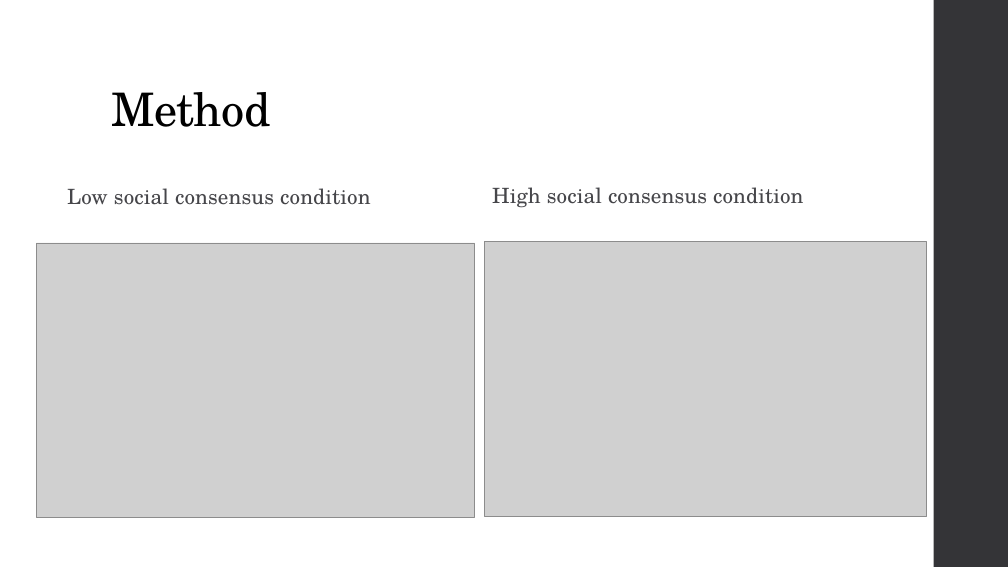
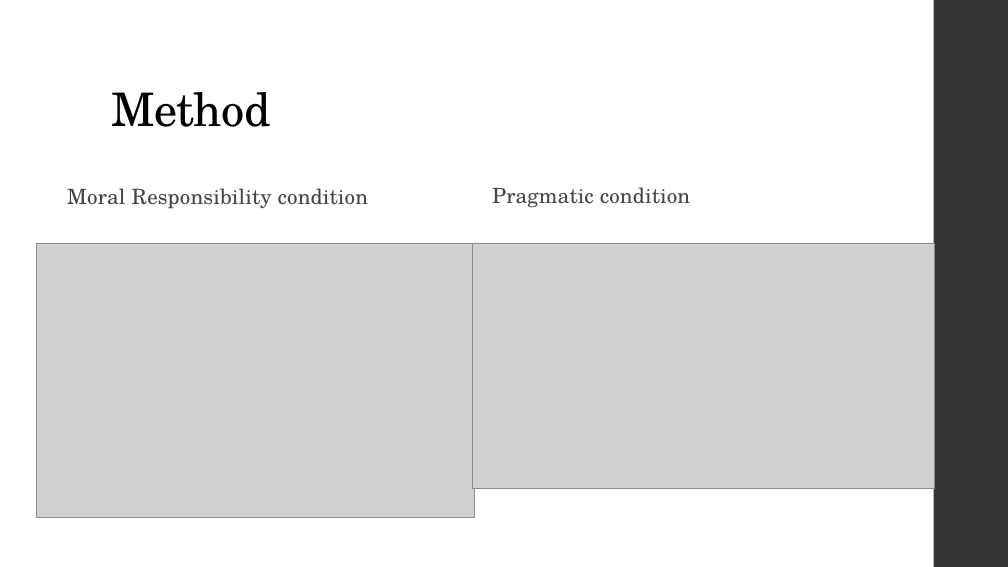
Before and after one commit to seanxduan/psych-phd, a slide deck: slide 36 of Presentations/Dissertation Proposal Short PresentationV2 08-28-24.pptx (slide 19 before the commit). Drawn at 1008x567 pixels with LibreOffice and Linux fonts; fonts in the diff are those of the drawing; grey boxes stand for pictures. Boxes give left, top, right and bottom in pixels: in the first picture for what was removed or moved away, otherwise in the second. Text is boxed around its words. In the diff, an @@ line names an element or a change of style, - is before the commit and + after.

```diff
--- a/Presentations/Dissertation Proposal Short PresentationV2 08-28-24.pptx
+++ b/Presentations/Dissertation Proposal Short PresentationV2 08-28-24.pptx
@@ text at (67,188,368,209): text changed @@
-Low social consensus condition
+Moral Responsibility condition
@@ text at (492,187,690,208): text changed @@
-High social consensus condition
+Pragmatic condition
@@ picture: place and size @@
-picture at (485,242,926,516)
+picture at (473,243,934,488)
```
Also in this commit, not shown: 15 other slides changed, 10 slides added, 6 slides removed, 3 other files.
